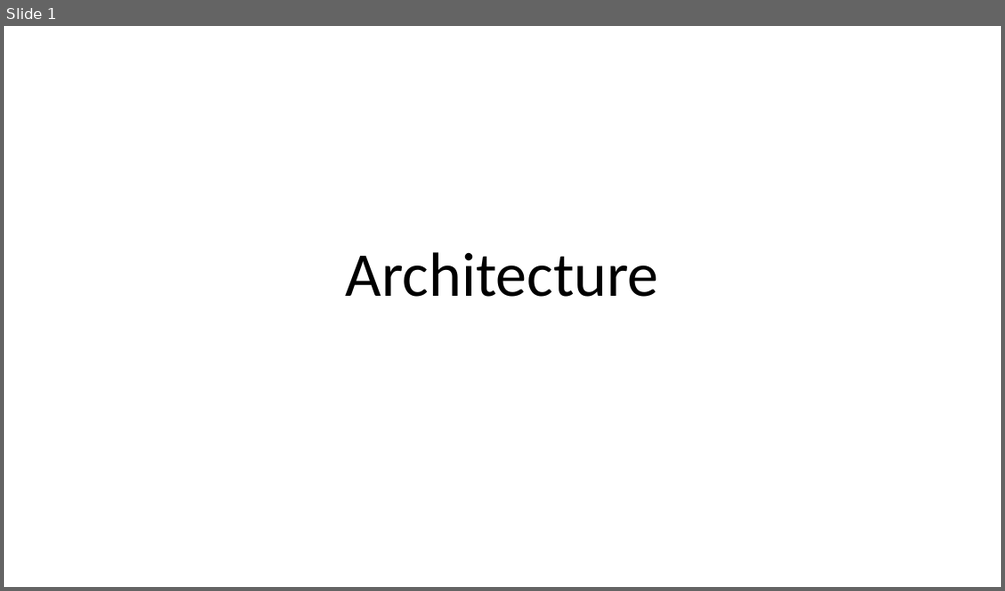
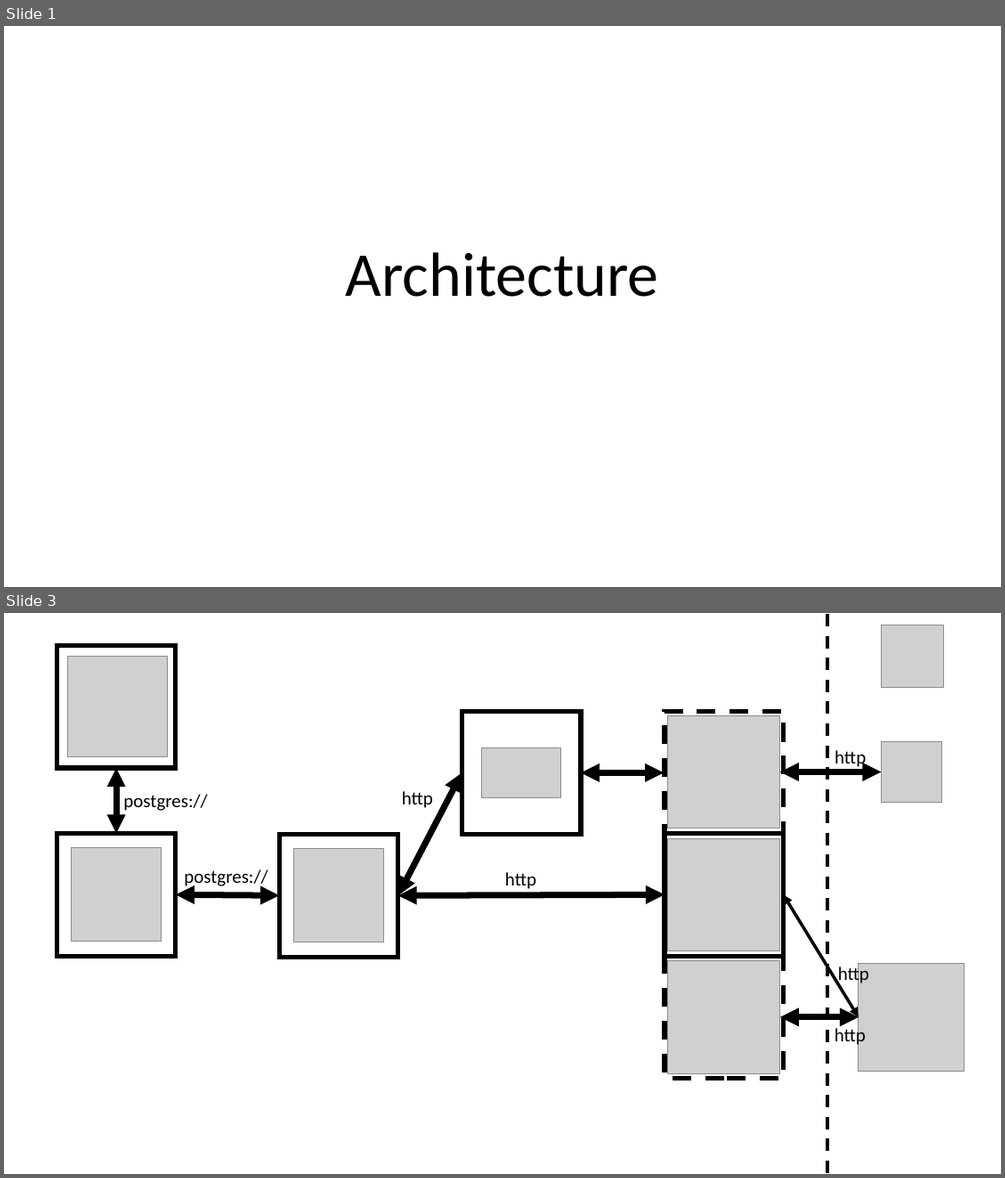
Before and after one commit to Danes99/journalism, a slide deck: docs/pptx/architecture.pptx. Shown one above the other, each under a label of ours: slide 1 before the commit, slides 1 and 3 after it; the slides between them are not shown. The pictures are 1005x591 and 1005x1178 pixels, drawn with LibreOffice and Linux fonts; fonts in the diff are those of the drawing; grey boxes stand for pictures. Boxes give left, top, right and bottom in pixels: in the first picture for what was removed or moved away, otherwise in the second. Text is boxed around its words. In the diff, an @@ line names an element or a change of style, - is before the commit and + after.

```diff
--- a/docs/pptx/architecture.pptx
+++ b/docs/pptx/architecture.pptx
@@ slide 3 added at <box>4,613,1001,1174</box>, background #FFFFFF @@
@@ line added from (827, 615) to (827, 1174), #000000 3 pt dashed @@
@@ picture added at <box>882,625,943,688</box> @@
@@ rectangle added at <box>57,645,176,768</box>, outline #000000 4.5 pt @@
@@ picture added at <box>67,657,168,756</box> @@
@@ rectangle added at <box>461,712,581,835</box>, outline #000000 4.5 pt @@
@@ rectangle added at <box>664,711,783,1078</box>, outline #000000 4.5 pt dashed @@
@@ picture added at <box>668,715,780,827</box> @@
@@ picture added at <box>882,742,942,803</box> @@
@@ double arrow added from (116, 834) to (116, 768), #000000 6 pt @@
@@ picture added at <box>482,748,560,798</box> @@
@@ double arrow added from (780, 772) to (882, 772), #000000 6 pt @@
@@ text added at <box>834,750,866,770</box>, 18 pt, text #000000 @@
+http
@@ text added at <box>123,794,207,811</box>, 18 pt, text #000000 @@
+postgres://
@@ double arrow added from (461, 773) to (398, 896), #000000 6 pt @@
@@ text added at <box>402,791,433,808</box>, 18 pt, text #000000 @@
+http
@@ double arrow added from (581, 773) to (663, 773), #000000 6 pt @@
@@ rectangle added at <box>57,834,176,957</box>, outline #000000 4.5 pt @@
@@ picture added at <box>72,848,162,941</box> @@
@@ rectangle added at <box>279,835,398,957</box>, outline #000000 4.5 pt @@
@@ picture added at <box>293,849,384,942</box> @@
@@ rectangle added at <box>664,834,783,957</box>, outline #000000 4.5 pt @@
@@ picture added at <box>668,838,780,950</box> @@
@@ text added at <box>184,869,267,889</box>, 18 pt, text #000000 @@
+postgres://
@@ text added at <box>505,872,536,889</box>, 18 pt, text #000000 @@
+http
@@ double arrow added from (176, 895) to (279, 896), #000000 6 pt @@
@@ double arrow added from (664, 895) to (398, 896), #000000 6 pt @@
@@ double arrow added from (783, 895) to (858, 1017), #000000 3 pt @@
@@ picture added at <box>668,961,780,1073</box> @@
@@ text added at <box>838,965,869,986</box>, 18 pt, text #000000 @@
+http
@@ picture added at <box>858,963,965,1071</box> @@
@@ double arrow added from (780, 1017) to (858, 1017), #000000 6 pt @@
@@ text added at <box>834,1026,866,1047</box>, 18 pt, text #000000 @@
+http
```
Also in this commit, not shown: 1 other slide added, 1 slide removed, 1 other file.
